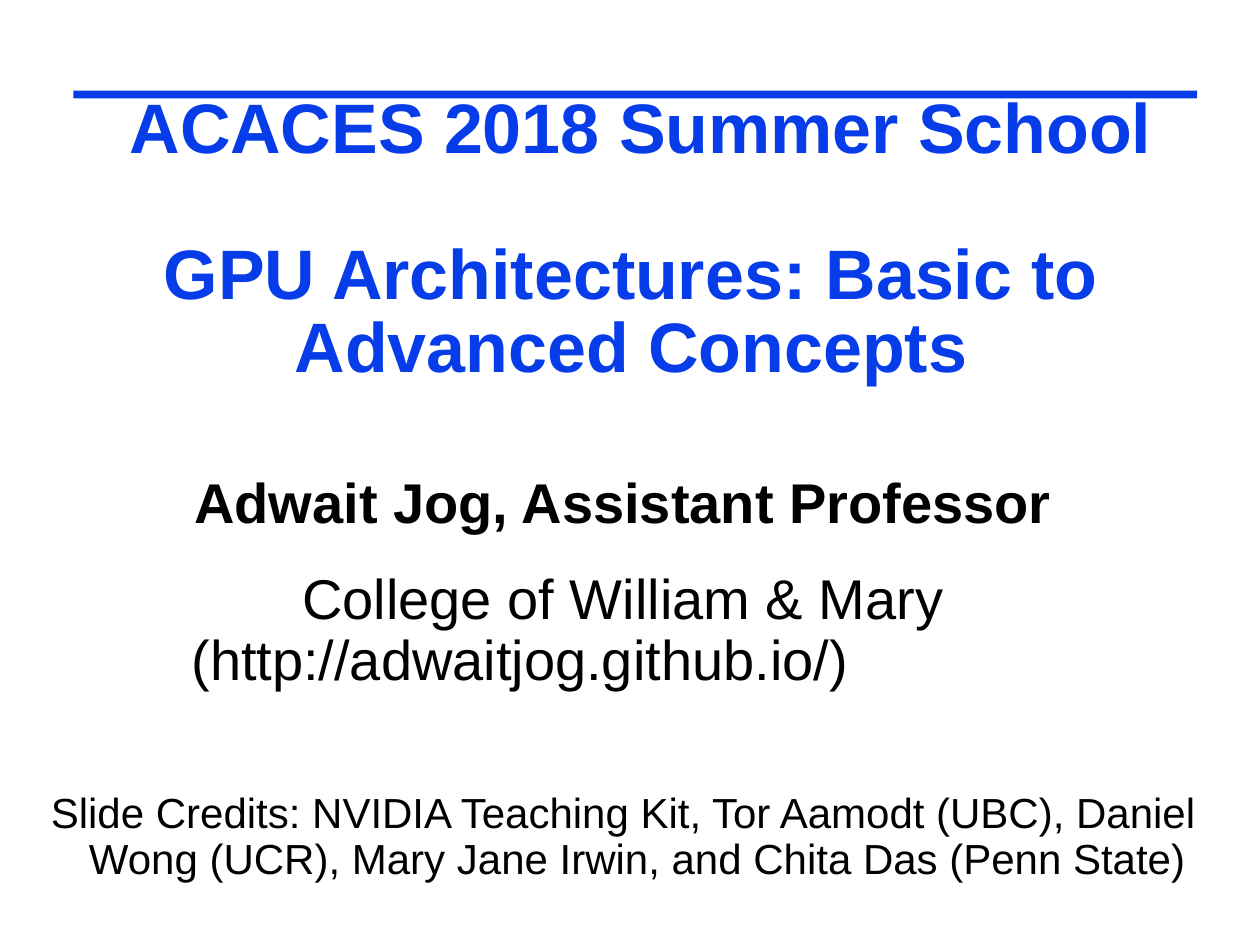
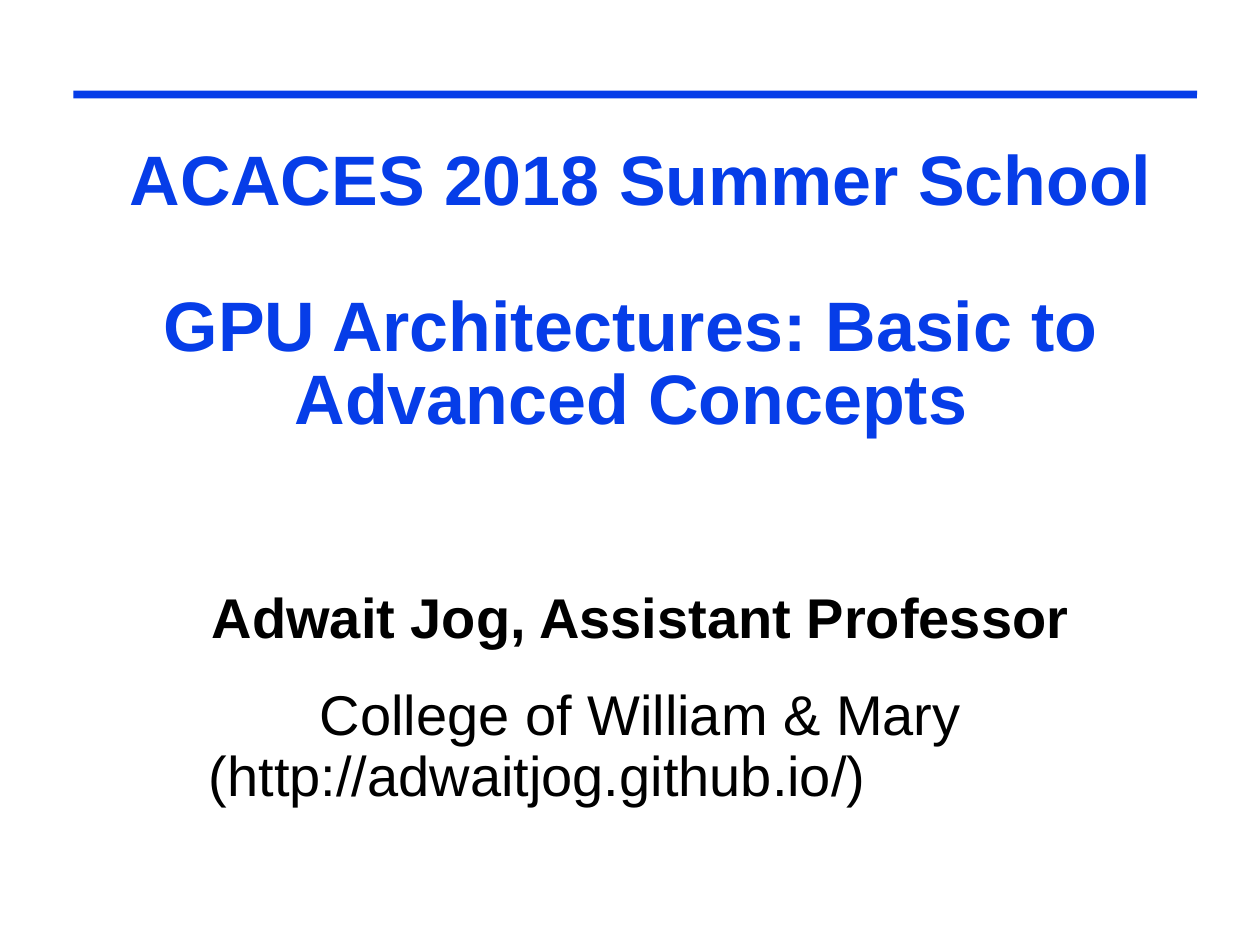
Before and after one commit to adwaitjog/adwaitjog.github.io, a slide deck: slide 1 of teach/acaces2018/acaces-2018-slides-lecture-3.pptx. Drawn at 1260x945 pixels with LibreOffice and Linux fonts; fonts in the diff are those of the drawing. Boxes give left, top, right and bottom in pixels: in the first picture for what was removed or moved away, otherwise in the second. Text is boxed around its words. In the diff, an @@ line names an element or a change of style, - is before the commit and + after.

```diff
--- a/teach/acaces2018/acaces-2018-slides-lecture-3.pptx
+++ b/teach/acaces2018/acaces-2018-slides-lecture-3.pptx
@@ title "ACACES 2018 Summer School GPU ..." rewrapped from [130,97,1151,385] to [130,154,1151,438] @@
@@ subtitle "Adwait Jog, Assistant Professor": place and size @@
-subtitle "Adwait Jog, Assistant Professor" at [51,482,1195,882]
+subtitle "Adwait Jog, Assistant Professor" at [209,597,1068,806]
@@ subtitle at [51,797,1195,882]: paragraph removed @@
-Slide Credits: NVIDIA Teaching Kit, Tor Aamodt (UBC), Daniel Wong (UCR), Mary Jane Irwin, and Chita Das (Penn State)
```
Also in this commit, not shown: 3 other slides changed, 23 other files.
